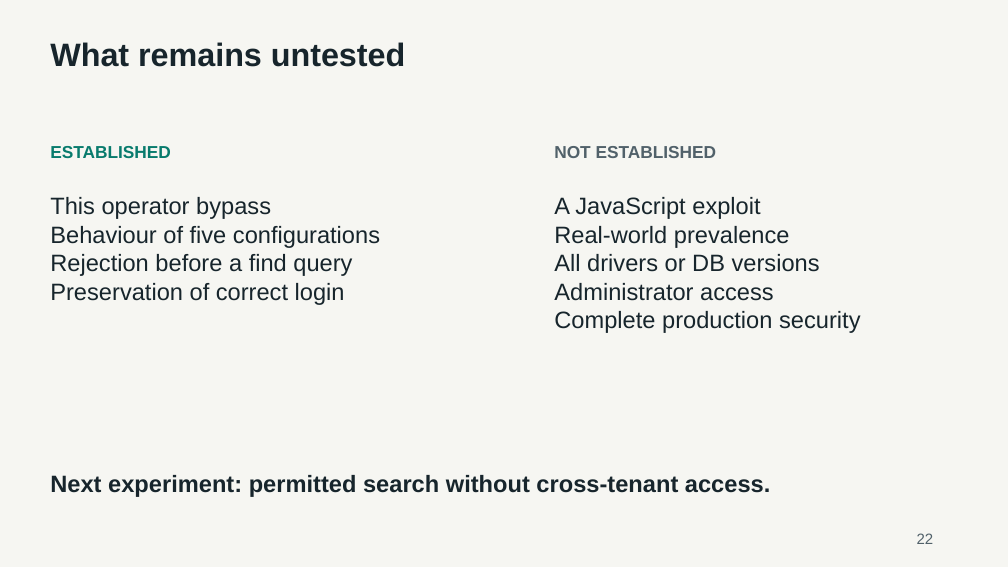
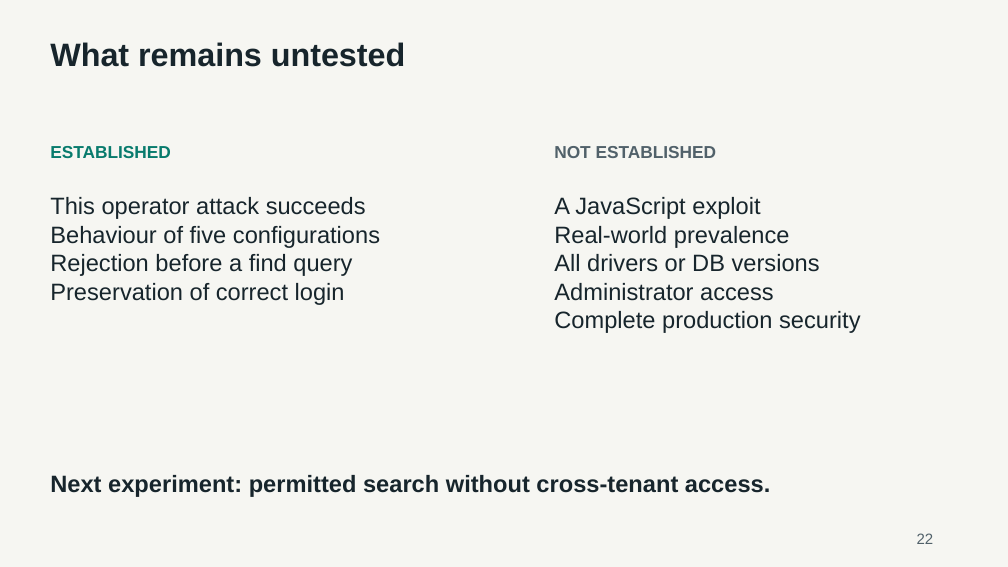
Before and after one commit to Qingyu255/CS440-Project, a slide deck: slide 22 of deliverables/CS440-NoSQL-Injections-Final-Deck.pptx. Drawn at 1008x567 pixels with LibreOffice and Linux fonts; fonts in the diff are those of the drawing. Boxes give left, top, right and bottom in pixels: in the first picture for what was removed or moved away, otherwise in the second. Text is boxed around its words. In the diff, an @@ line names an element or a change of style, - is before the commit and + after.

```diff
--- a/deliverables/CS440-NoSQL-Injections-Final-Deck.pptx
+++ b/deliverables/CS440-NoSQL-Injections-Final-Deck.pptx
@@ text at box(50, 197, 366, 219): text changed @@
-This operator bypass
+This operator attack succeeds
```
Also in this commit, not shown: 12 other slides changed, 9 other files.
